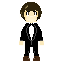
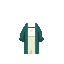
The second 64 × 64 image is a revision of the first. Changes to its layers:
hid "Layer 8" over [23,56,40,61]
hid "Layer 7" over [24,45,39,56]
added group "Group 4" with 5 layers above "Group 2" over [19,19,44,54]
added layer "Layer 17" in group "Group 4" over [19,23,44,54]
hid "Layer 6", moved it into group "Group 4" over [20,22,43,45]
hid "Layer 4", moved it into group "Group 2" over [20,2,42,21]
hid group "Group 1" (21 layers) over [19,4,44,61]
hid "Layer 2 copy" over [26,11,37,16]
moved "Layer 2" (4th of 4, in "Group 1" › "Group 3") into group "Group 3" over [20,4,44,61]
moved "Layer 1" (4th of 4, in "Group 1" › "Group 3") into group "Group 3" over [19,4,44,61]
hid "Background" over [19,2,44,61]
